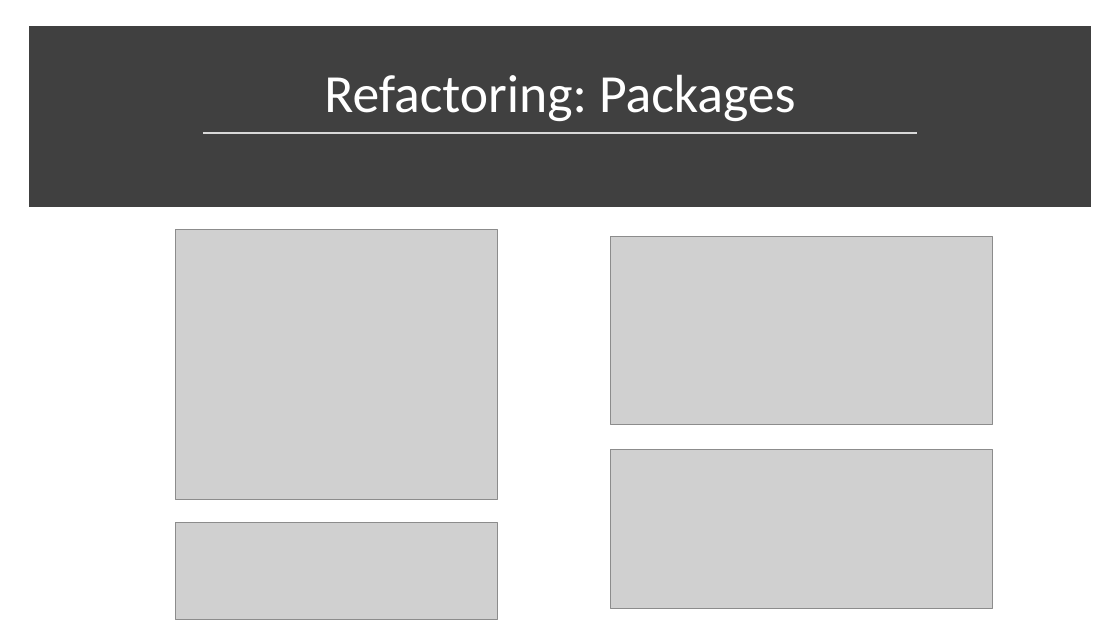
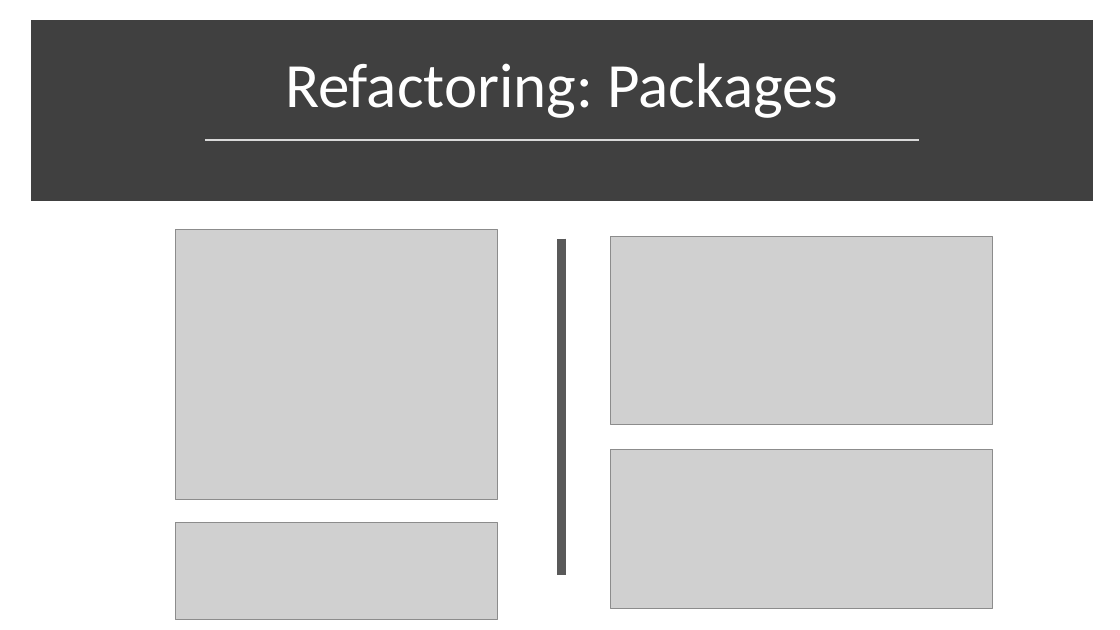
Before and after one commit to JulienElkaim/ENAP_Android, a slide deck: slide 9 of Projet 2A - Powerpoint Youtube.pptx. Drawn at 1120x630 pixels with LibreOffice and Linux fonts; fonts in the diff are those of the drawing; grey boxes stand for pictures. Boxes give left, top, right and bottom in pixels: in the first picture for what was removed or moved away, otherwise in the second. Text is boxed around its words. In the diff, an @@ line names an element or a change of style, - is before the commit and + after.

```diff
--- a/Projet 2A - Powerpoint Youtube.pptx
+++ b/Projet 2A - Powerpoint Youtube.pptx
@@ rectangle: place and size @@
-rectangle at (34,32,1086,202)
+rectangle at (36,26,1087,196)
@@ title "Refactoring: Packages" at (285,63,838,118): size 46 to 54 pt @@
@@ line moved from (203, 133) - (918, 133) to (205, 139) - (919, 139) @@
@@ line added from (562, 239) to (562, 575), #595959 8 pt @@
```
Also in this commit, not shown: 3 other slides changed, 7 slides added.
